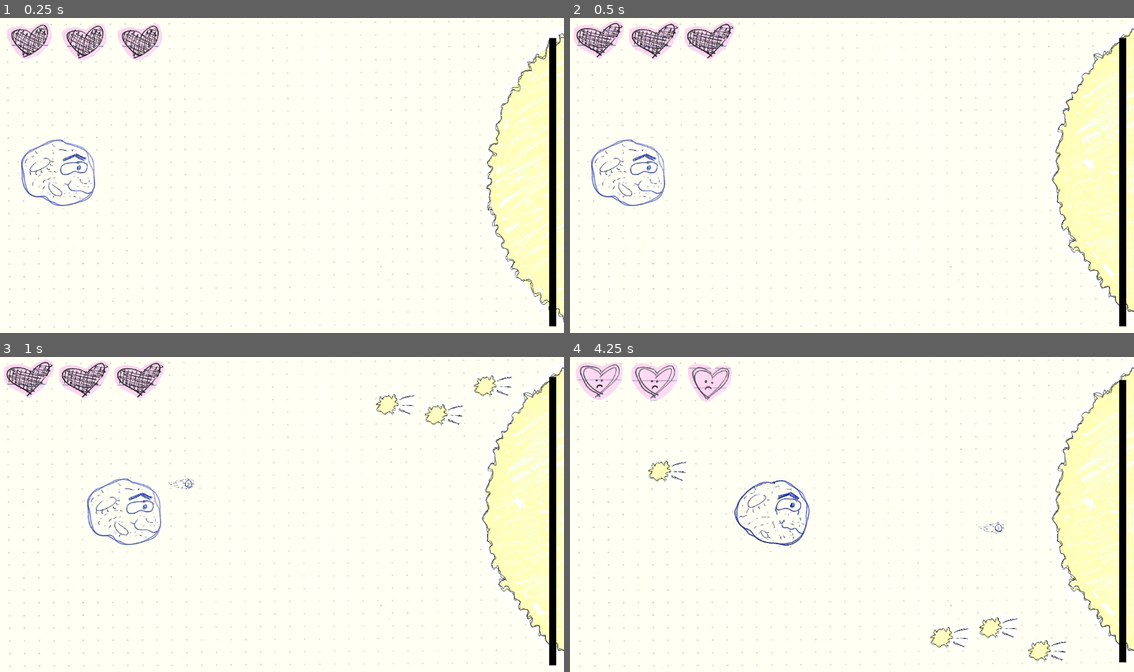
Above: before the commit, frames 1-4 (two rows, left to right).
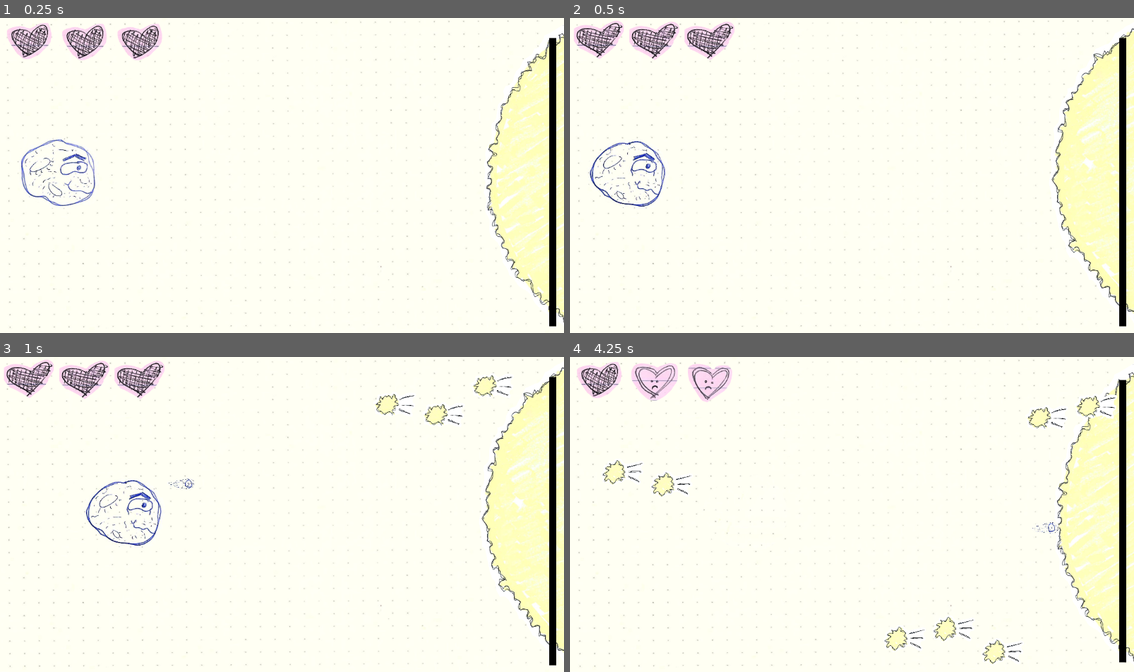
Above: after the commit, the same moments.

Repository: zirons1/Stargazing
Game: Godot game, scene res://battle.tscn
The game is run twice, just before and just after one commit, with the same random seed, the same clock (stepped at 60 frames per second) and the same inputs.
Inputs:
- Up to frame 1 (0.25 s): no input
- Up to frame 2 (0.5 s): no input
- Up to frame 3 (1 s): hold Right (player_right) from 0.53 s (still down); hold Space (space) from 0.53 s (still down)
- Up to frame 4 (4.25 s): release Right (player_right) at 1.28 s; release Space (space) at 1.28 s; hold Down (player_down) 1.28-2.03 s; tap Space (space) at 1.35, 2.85 s; hold Right (player_right) 2.03-2.78 s; hold Space (space) 2.03-2.78 s; hold Up (player_up) 2.78-3.53 s; hold Left (player_left) from 3.53 s (still down); hold Space (space) from 3.53 s (still down)

Frame 1 is identical in both runs. In frame 2, 0.9% of the frame differs, in the area x 3-18%, y 37-61%; in frame 3, 0.9%; in frame 4, 6.2%, in the area x 1-100%, y 1-98%.

Commit message:
IFrames

Diff:
--- a/player.gd
+++ b/player.gd
@@ -5,10 +5,13 @@
 
 @export var laser_scene : PackedScene
 
-const SPEED = 300.0
-const JUMP_VELOCITY = -400.0
+var iframes := false
+
+const IFRAMES_SECS := 1.5
+const SPEED := 300.0
 
 func _ready() -> void:
+	Events.player_hit.connect(_on_player_hit)
 	animated_sprite_2d.play("paper")
 
 func _physics_process(delta: float) -> void:
@@ -31,3 +34,12 @@
 		velocity.x = 0
 
 	move_and_slide()
+
+func _on_player_hit() -> void:
+	iframes = true
+	animated_sprite_2d.play("iframes")
+	get_tree().create_timer(1.5).timeout.connect(
+		func():
+			animated_sprite_2d.play("paper")
+			iframes = false
+	)
--- a/player.tscn
+++ b/player.tscn
@@ -1,11 +1,13 @@
-[gd_scene load_steps=9 format=3 uid="uid://cnx8qqobenu6d"]
+[gd_scene load_steps=11 format=3 uid="uid://cnx8qqobenu6d"]
 
 [ext_resource type="Script" path="res://player.gd" id="1_oj7h7"]
 [ext_resource type="Texture2D" uid="uid://bev3uw6qdt3vm" path="res://art/rocket1.png" id="1_q3r7l"]
 [ext_resource type="PackedScene" uid="uid://bobdc5c764hwy" path="res://laser.tscn" id="2_o7lr4"]
 [ext_resource type="Texture2D" uid="uid://vjtcjyu0re8h" path="res://art/rocket2.png" id="2_uyxkc"]
 [ext_resource type="Texture2D" uid="uid://bnspcqx80s33h" path="res://art/paper/moon1.png" id="5_d0upx"]
+[ext_resource type="Texture2D" uid="uid://bic6ikeo44j2n" path="res://art/paper/iframe_moon1.png" id="5_g72ff"]
 [ext_resource type="Texture2D" uid="uid://de00c0kgbhyut" path="res://art/paper/moon2.png" id="6_m5xu8"]
+[ext_resource type="Texture2D" uid="uid://e403hsehoyp7" path="res://art/paper/iframes_moon2.png" id="7_g0qi0"]
 
 [sub_resource type="SpriteFrames" id="SpriteFrames_nx2j5"]
 animations = [{
@@ -18,6 +20,23 @@
 }],
 "loop": true,
 "name": &"default",
+"speed": 5.0
+}, {
+"frames": [{
+"duration": 1.0,
+"texture": ExtResource("5_g72ff")
+}, {
+"duration": 1.0,
+"texture": ExtResource("5_d0upx")
+}, {
+"duration": 1.0,
+"texture": ExtResource("7_g0qi0")
+}, {
+"duration": 1.0,
+"texture": ExtResource("6_m5xu8")
+}],
+"loop": true,
+"name": &"iframes",
 "speed": 5.0
 }, {
 "frames": [{
@@ -45,8 +64,7 @@
 position = Vector2(32, 14)
 scale = Vector2(0.4, 0.403)
 sprite_frames = SubResource("SpriteFrames_nx2j5")
-animation = &"paper"
-frame_progress = 0.534242
+animation = &"iframes"
 
 [node name="CollisionShape2D" type="CollisionShape2D" parent="."]
 position = Vector2(30, 18)
--- a/shooting_star.gd
+++ b/shooting_star.gd
@@ -12,6 +12,13 @@
 	position.y += velocity.y
 
 func _on_body_entered(body: Node) -> void:
+	if body is not Player:
+		return
+
+	var player = body as Player
+	if player.iframes:
+		return
+
 	Events.player_hit.emit()
 	queue_free()
 
--- a/shooting_star.tscn
+++ b/shooting_star.tscn
@@ -44,7 +44,7 @@
 scale = Vector2(0.173868, 0.176972)
 sprite_frames = SubResource("SpriteFrames_o3vhq")
 animation = &"paper"
-frame_progress = 0.617826
+frame_progress = 0.306149
 
 [node name="CollisionShape2D" type="CollisionShape2D" parent="."]
 position = Vector2(-18, 2)
Binary file added: art/paper/iframe_moon1.png
Not shown, added: art/paper/iframe_moon1.png.import
Binary file added: art/paper/iframes_moon2.png
Not shown, added: art/paper/iframes_moon2.png.import
Not shown, changed: art/paper/moon2.psd
